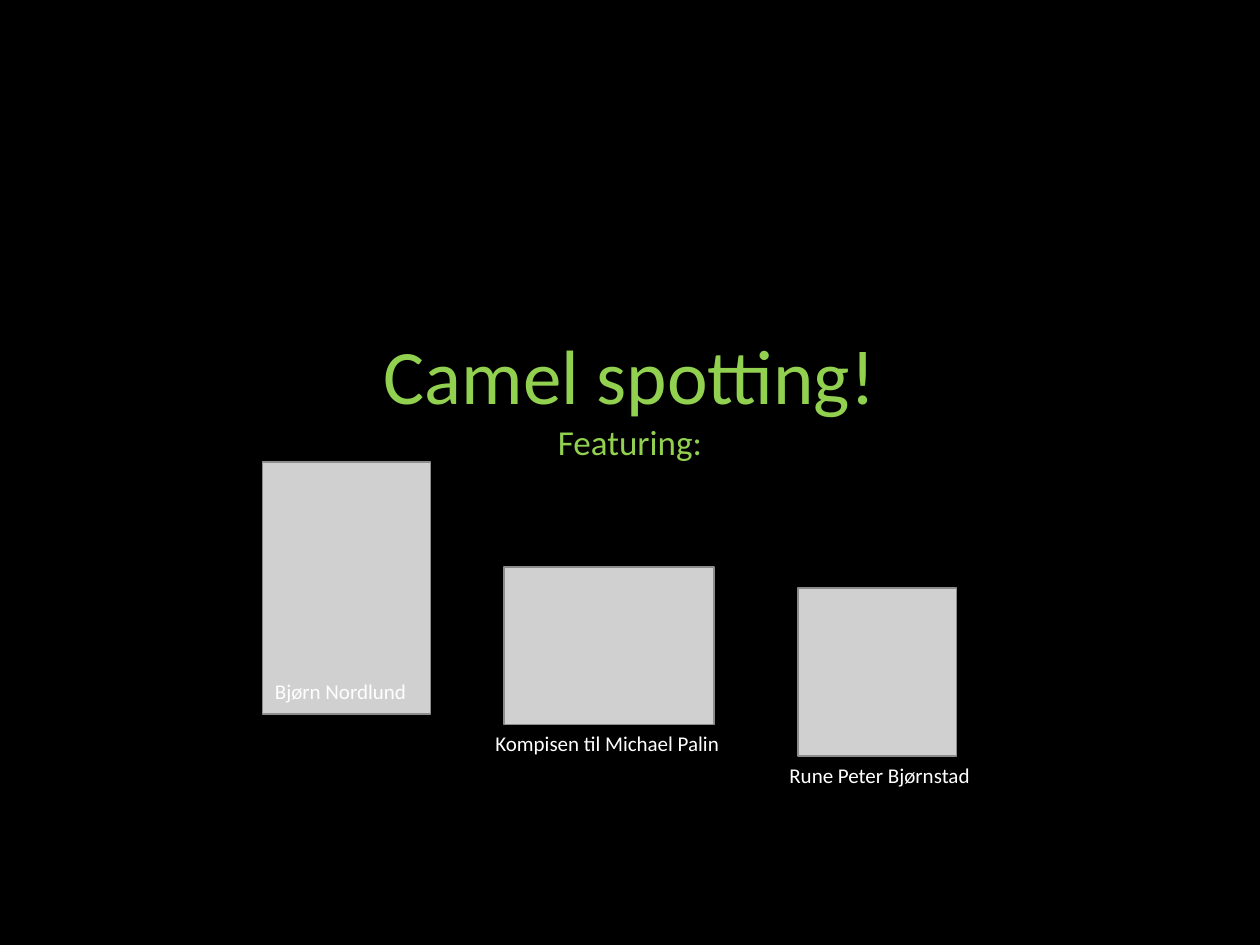
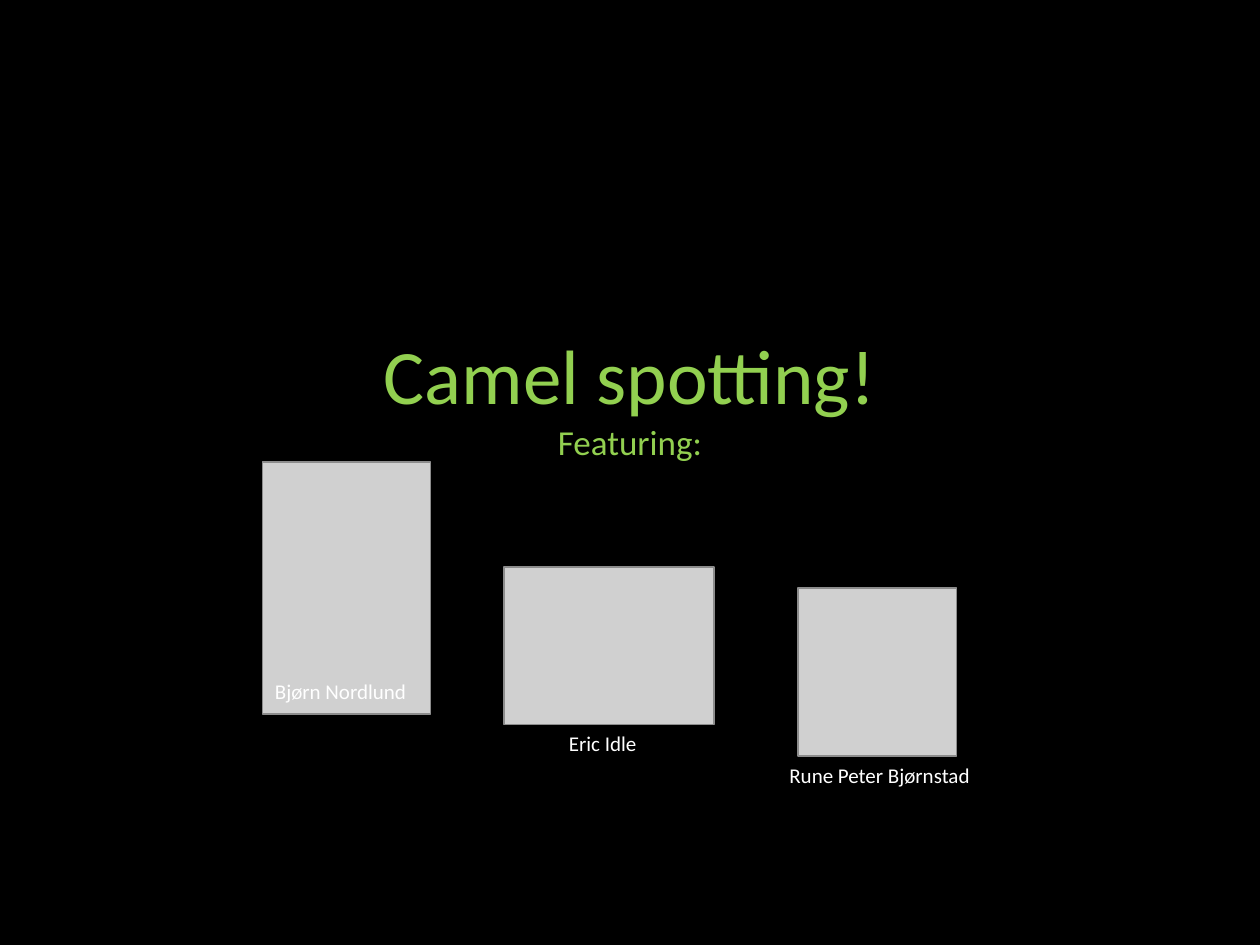
Before and after one commit to runepeter/camel-stuff, a slide deck: slide 1 of camel-spotting.pptx. Drawn at 1260x945 pixels with LibreOffice and Linux fonts; fonts in the diff are those of the drawing; grey boxes stand for pictures. Boxes give left, top, right and bottom in pixels: in the first picture for what was removed or moved away, otherwise in the second. Text is boxed around its words. In the diff, an @@ line names an element or a change of style, - is before the commit and + after.

```diff
--- a/camel-spotting.pptx
+++ b/camel-spotting.pptx
@@ text at [569, 736, 637, 751]: text changed @@
-Kompisen til Michael Palin
+Eric Idle
```
Also in this commit, not shown: 5 slides added.
